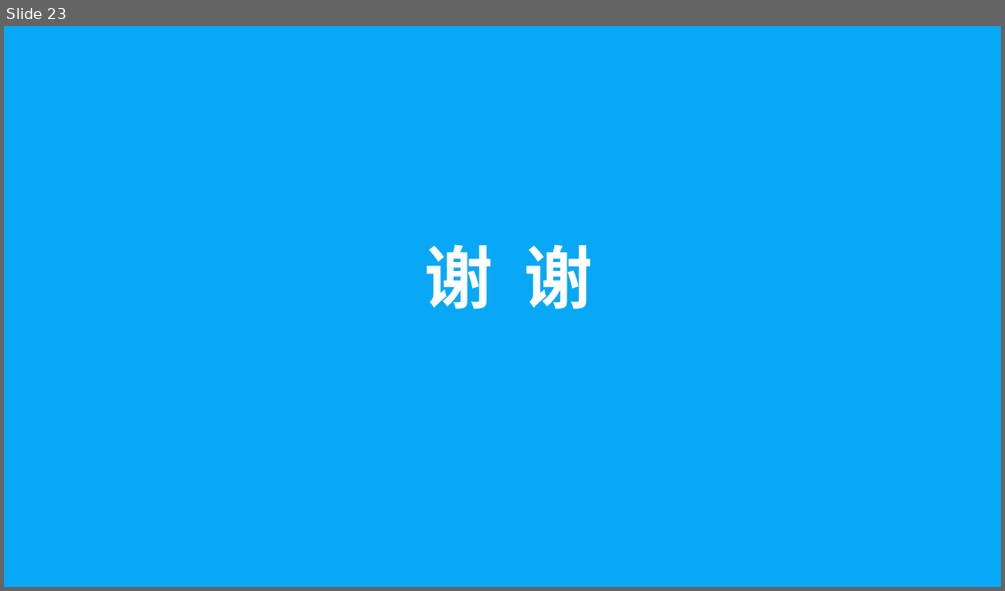
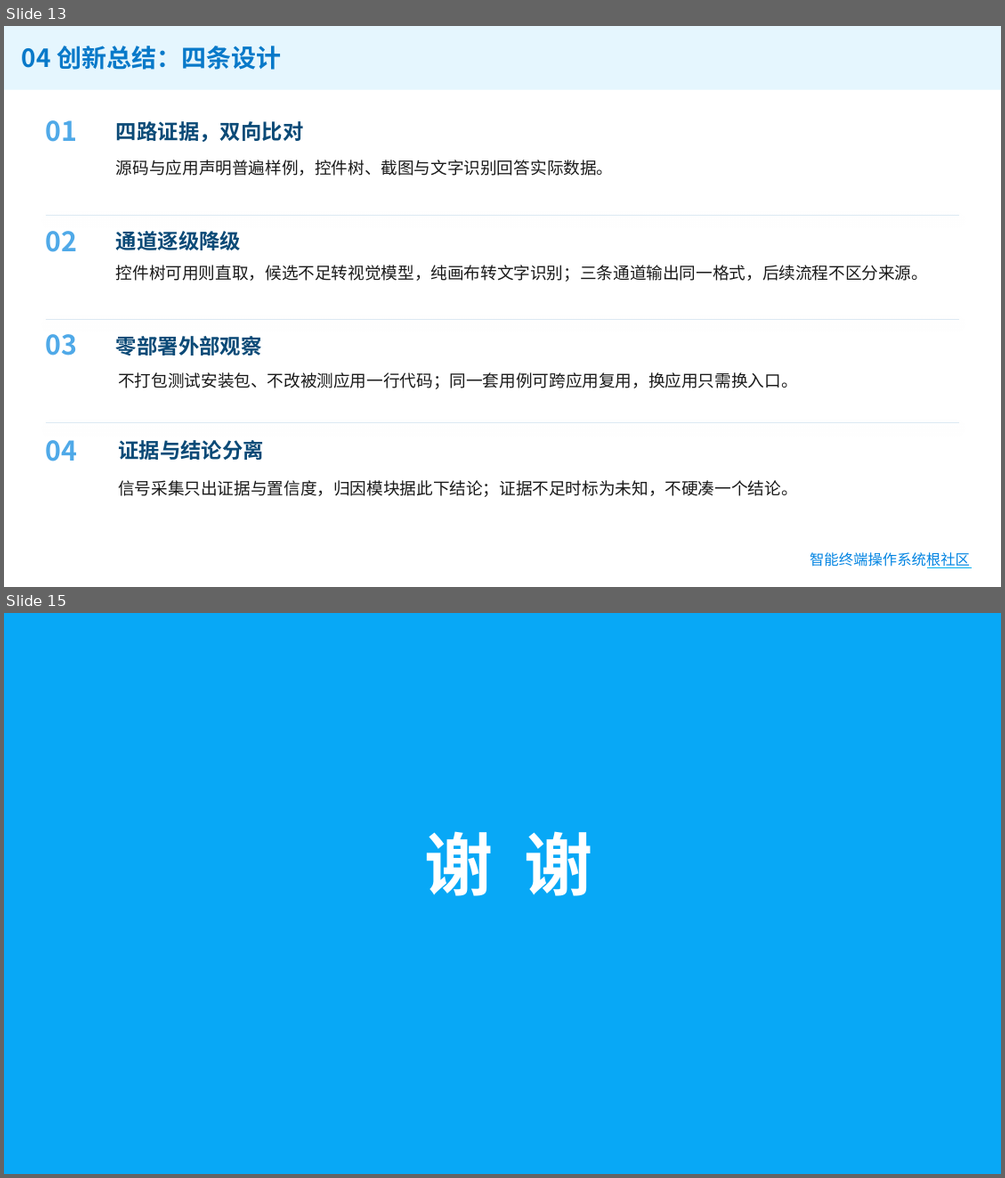
Before and after one commit to gema-secure/ohauto, a slide deck: 提交材料/03-答辩PPT.pptx. Shown one above the other, each under a label of ours: slide 23 before the commit, slides 13 and 15 after it; the slides between them are not shown. The pictures are 1005x591 and 1005x1178 pixels, drawn with LibreOffice and Linux fonts; fonts in the diff are those of the drawing; background and template pictures are left out. Boxes give left, top, right and bottom in pixels: in the first picture for what was removed or moved away, otherwise in the second. Text is boxed around its words. In the diff, an @@ line names an element or a change of style, - is before the commit and + after.

Commit message:
docs: 更新提交材料中的设计文档与演示文稿

```diff
--- a/提交材料/03-答辩PPT.pptx
+++ b/提交材料/03-答辩PPT.pptx
@@ slide 13 added at <box>4,26,1001,587</box>, background #FFFFFF @@
@@ rectangle added at <box>4,26,1001,89</box>, fill #08A8F6 at 10% opacity @@
@@ text added at <box>22,46,281,70</box>, 24 pt, text #0879C9, bold @@
+04 创新总结：四条设计
@@ text added at <box>46,120,78,142</box>, 26 pt, text #4FA9E8, bold @@
+01
@@ text added at <box>116,121,303,142</box>, 20 pt, text #0B4A77, bold @@
+四路证据，双向比对
@@ text added at <box>116,160,614,176</box>, 16 pt, text #1A1A1A @@
+源码与应用声明普遍样例，控件树、截图与文字识别回答实际数据。
@@ line added from (46, 216) to (960, 216), #DCE9F3 0.75 pt @@
@@ text added at <box>46,231,78,252</box>, 26 pt, text #4FA9E8, bold @@
+02
@@ text added at <box>116,231,241,250</box>, 20 pt, text #0B4A77, bold @@
+通道逐级降级
@@ text added at <box>116,265,928,281</box>, 16 pt, text #1A1A1A @@
+控件树可用则直取，候选不足转视觉模型，纯画布转文字识别；三条通道输出同一格式，后续流程不区分来源。
@@ line added from (46, 319) to (960, 319), #DCE9F3 0.75 pt @@
@@ text added at <box>46,334,78,355</box>, 26 pt, text #4FA9E8, bold @@
+03
@@ text added at <box>116,336,262,355</box>, 20 pt, text #0B4A77, bold @@
+零部署外部观察
@@ text added at <box>118,372,797,389</box>, 16 pt, text #1A1A1A @@
+不打包测试安装包、不改被测应用一行代码；同一套用例可跨应用复用，换应用只需换入口。
@@ line added from (46, 423) to (960, 423), #DCE9F3 0.75 pt @@
@@ text added at <box>46,440,78,461</box>, 26 pt, text #4FA9E8, bold @@
+04
@@ text added at <box>118,440,264,459</box>, 20 pt, text #0B4A77, bold @@
+证据与结论分离
@@ text added at <box>118,480,797,497</box>, 16 pt, text #1A1A1A @@
+信号采集只出证据与置信度，归因模块据此下结论；证据不足时标为未知，不硬凑一个结论。
@@ text added at <box>809,552,970,568</box>, 14 pt, text gradient #0284E2 to #00B050 @@
+智能终端操作系统根社区
@@ line added from (928, 567) to (971, 567), #00B0F0 1.5 pt @@
@@ what was slide 23 is now slide 15 @@
```
Also in this commit, not shown: 2 slides changed, 11 other slides added, 20 slides removed, 1 other file.
